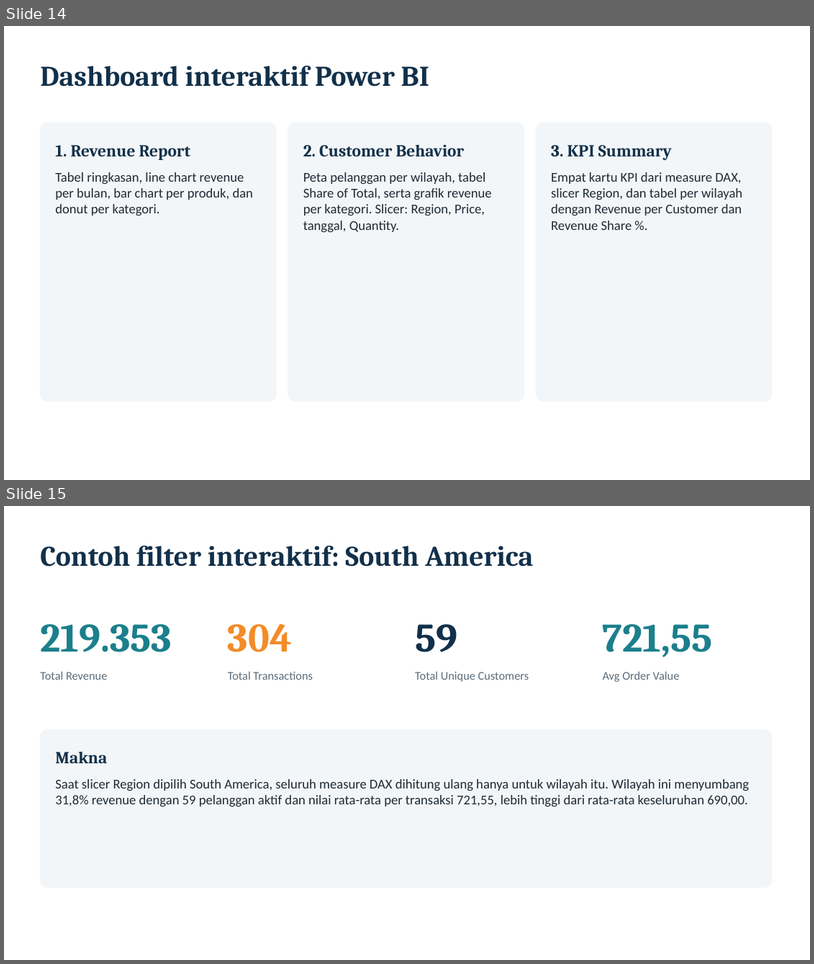
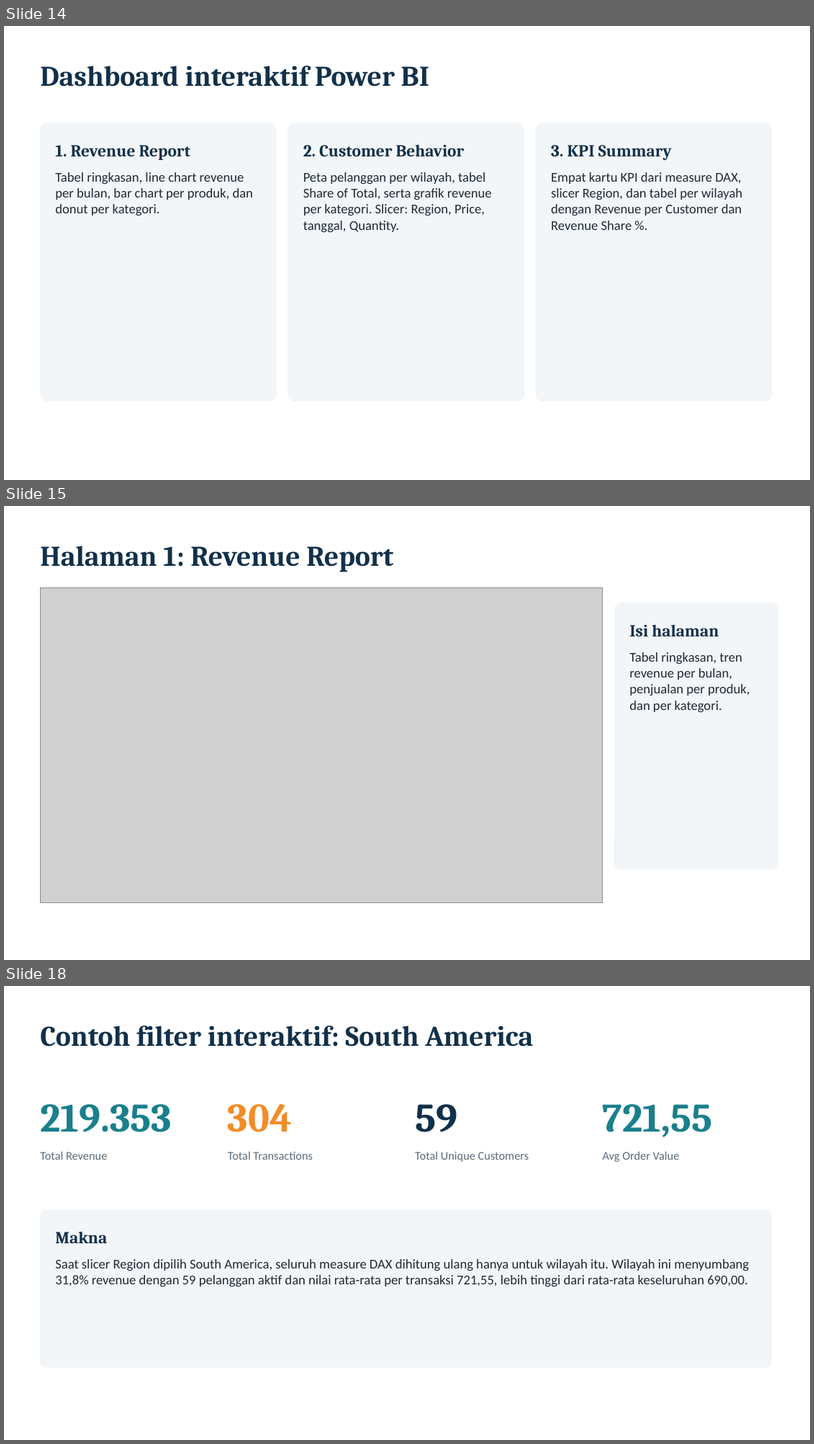
Before and after one commit to farhansech/EXACOUNT, a slide deck: output/EverMart_UTS_BDASC.pptx. Shown one above the other, each under a label of ours: slides 14 and 15 before the commit, slides 14, 15 and 18 after it; the slides between them are not shown. The pictures are 814x964 and 814x1444 pixels, drawn with LibreOffice and Linux fonts; fonts in the diff are those of the drawing; grey boxes stand for pictures. Boxes give left, top, right and bottom in pixels: in the first picture for what was removed or moved away, otherwise in the second. Text is boxed around its words. In the diff, an @@ line names an element or a change of style, - is before the commit and + after.

```diff
--- a/output/EverMart_UTS_BDASC.pptx
+++ b/output/EverMart_UTS_BDASC.pptx
@@ slide 15 added at [4,506,810,960], background #FFFFFF @@
@@ text added at [40,546,394,572], 34 pt, text #12304A, bold @@
+Halaman 1: Revenue Report
@@ picture added at [40,587,603,902] @@
@@ rounded rectangle added at [615,602,778,869], fill #F3F6F8, outline #F3F6F8 1 pt @@
@@ text added at [630,625,719,636], 20 pt, text #12304A, bold @@
+Isi halaman
@@ text added at [630,652,750,712], 16 pt, text #1E2A35 @@
+Tabel ringkasan, tren revenue per bulan, penjualan per produk, dan per kategori.
@@ what was slide 15 is now slide 18 @@
```
Also in this commit, not shown: 2 other slides added.
